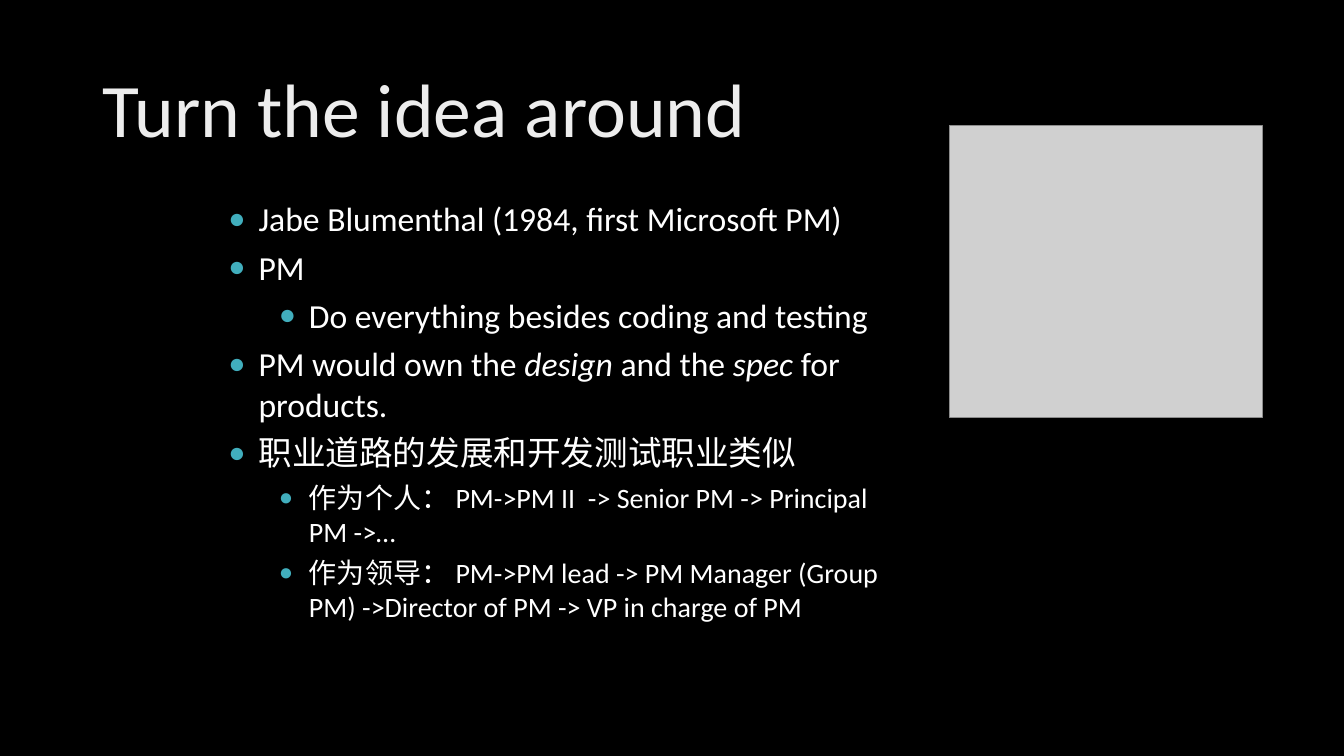
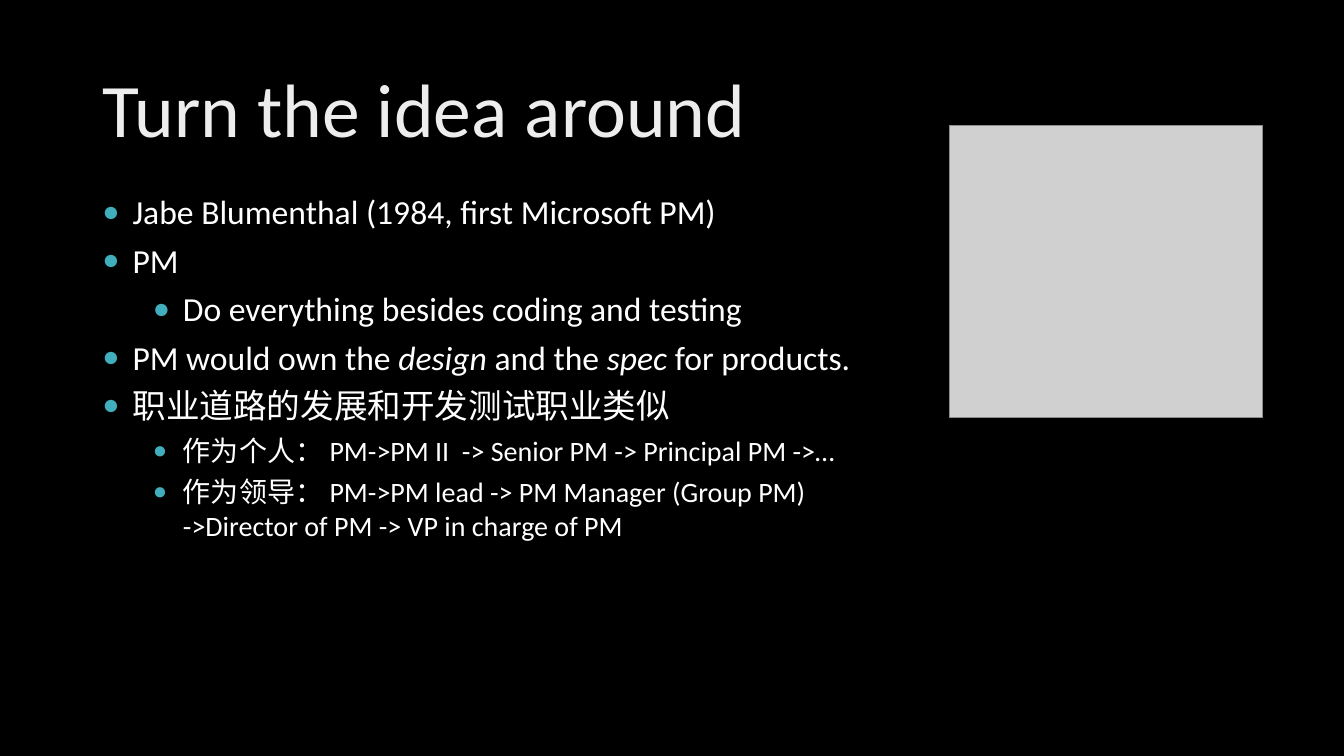
Before and after one commit to xinase/ASE, a slide deck: slide 8 of chapter9/ASE_9_program_manager.pptx. Drawn at 1344x756 pixels with LibreOffice and Linux fonts; fonts in the diff are those of the drawing; grey boxes stand for pictures; background and template pictures are left out. Boxes give left, top, right and bottom in pixels: in the first picture for what was removed or moved away, otherwise in the second. Text is boxed around its words. In the diff, an @@ line names an element or a change of style, - is before the commit and + after.

```diff
--- a/chapter9/ASE_9_program_manager.pptx
+++ b/chapter9/ASE_9_program_manager.pptx
@@ text "Jabe Blumenthal (1984, first Microsoft ..." rewrapped from (x1=259, y1=206, x2=878, y2=622) to (x1=133, y1=199, x2=850, y2=541) @@
```
Also in this commit, not shown: 3 other slides changed, 2 slides removed.
